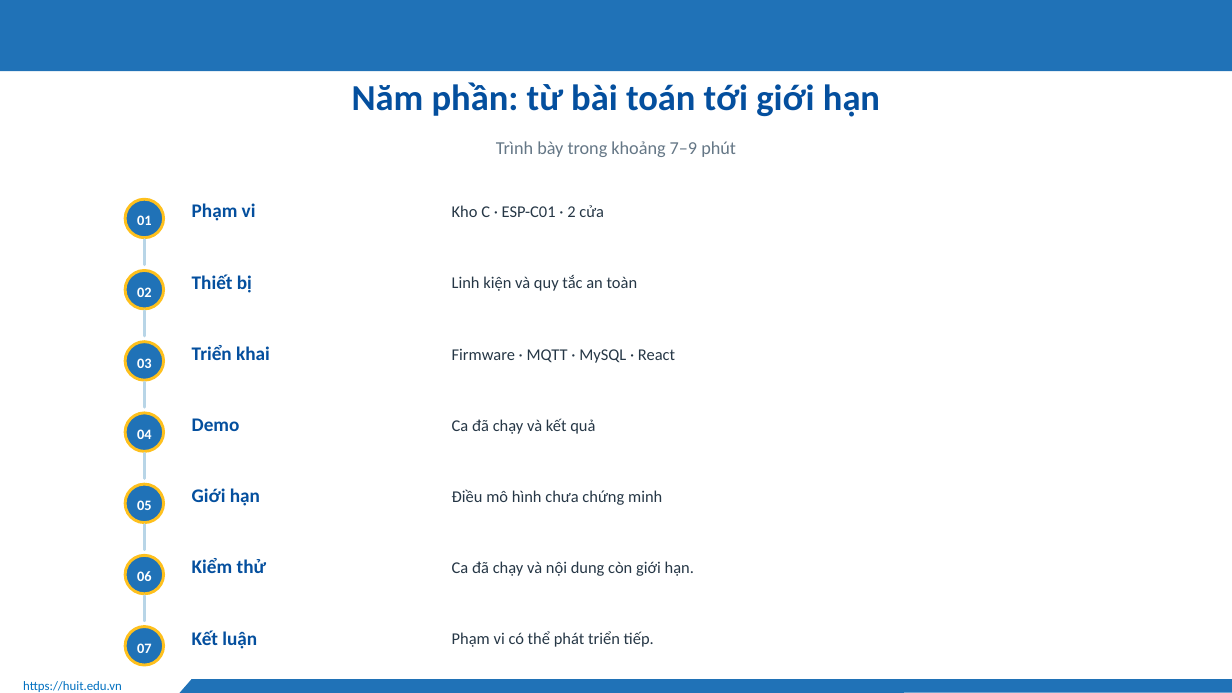
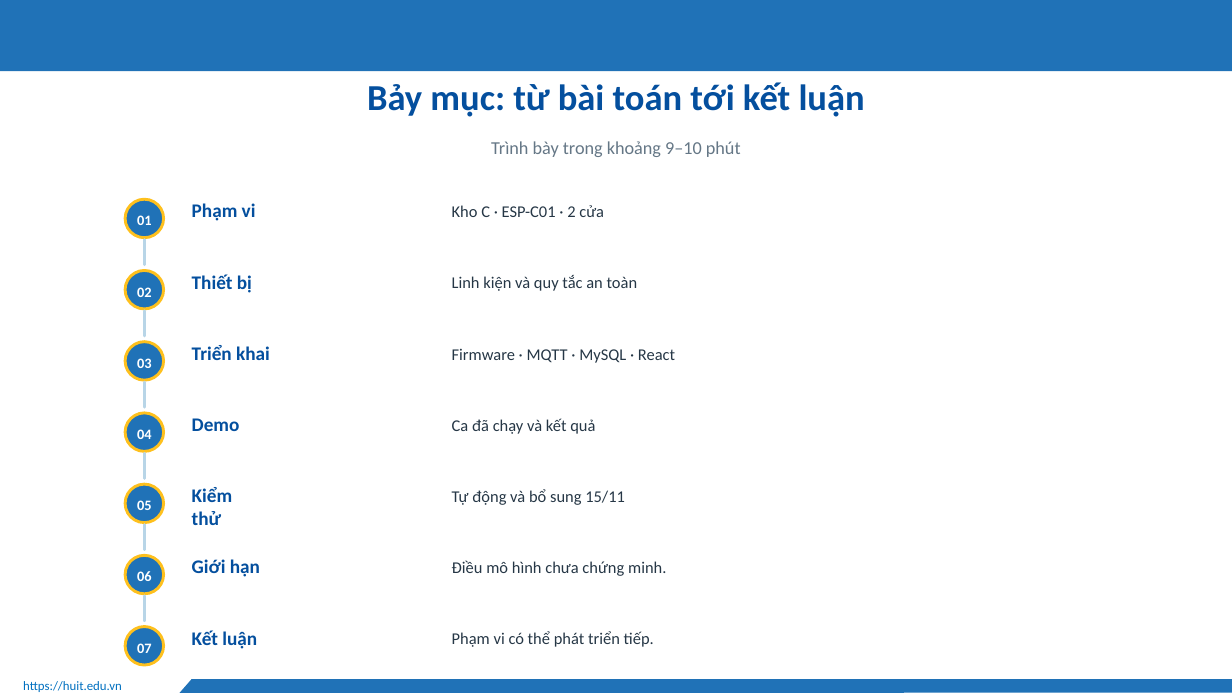
Before and after one commit to Huuloc123456/khoguard-iot, a slide deck: slide 2 of docs/slides/KhoGuard-thuyet-trinh.pptx. Drawn at 1232x693 pixels with LibreOffice and Linux fonts; fonts in the diff are those of the drawing; background and template pictures are left out. Boxes give left, top, right and bottom in pixels: in the first picture for what was removed or moved away, otherwise in the second. Text is boxed around its words. In the diff, an @@ line names an element or a change of style, - is before the commit and + after.

```diff
--- a/docs/slides/KhoGuard-thuyet-trinh.pptx
+++ b/docs/slides/KhoGuard-thuyet-trinh.pptx
@@ text at (x1=367, y1=82, x2=865, y2=117): text changed @@
-Năm phần: từ bài toán tới giới hạn
+Bảy mục: từ bài toán tới kết luận
@@ text at (x1=491, y1=141, x2=741, y2=157): text changed @@
-Trình bày trong khoảng 7–9 phút
+Trình bày trong khoảng 9–10 phút
@@ text "Kiểm thử" rewrapped from (x1=192, y1=558, x2=266, y2=573) to (x1=192, y1=487, x2=233, y2=525) @@
@@ text added at (x1=452, y1=489, x2=625, y2=505), 12.8 pt, text #263746 @@
+Tự động và bổ sung 15/11
@@ text "Giới hạn" moved from (x1=192, y1=488, x2=260, y2=506) to (x1=192, y1=559, x2=260, y2=577) @@
@@ text at (x1=452, y1=560, x2=666, y2=576): text changed @@
-Điều mô hình chưa chứng minh
+Điều mô hình chưa chứng minh.
@@ text removed at (x1=452, y1=561, x2=694, y2=576) @@
-Ca đã chạy và nội dung còn giới hạn.
```
Also in this commit, not shown: 17 other slides changed, 4 slides added, 7 other files.
